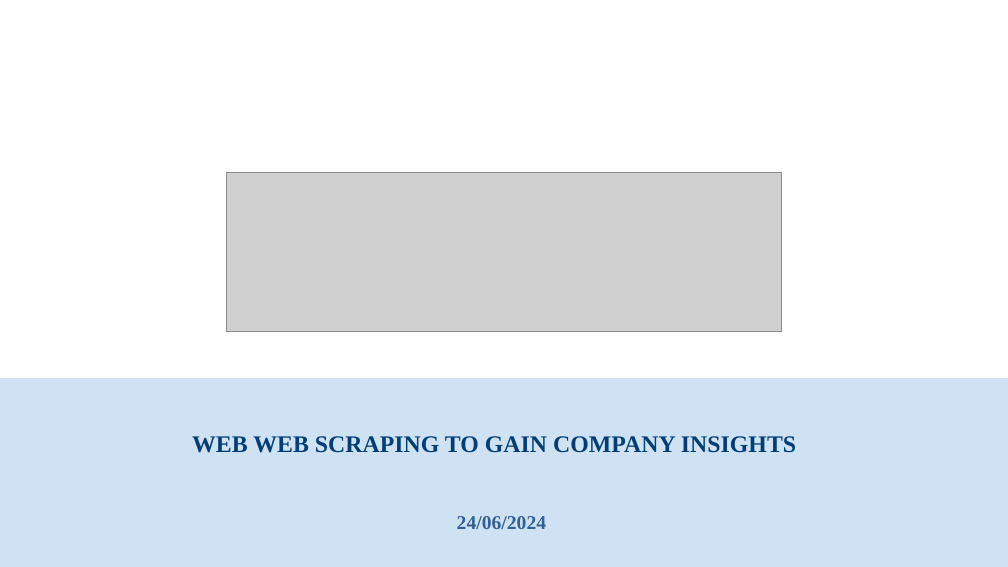
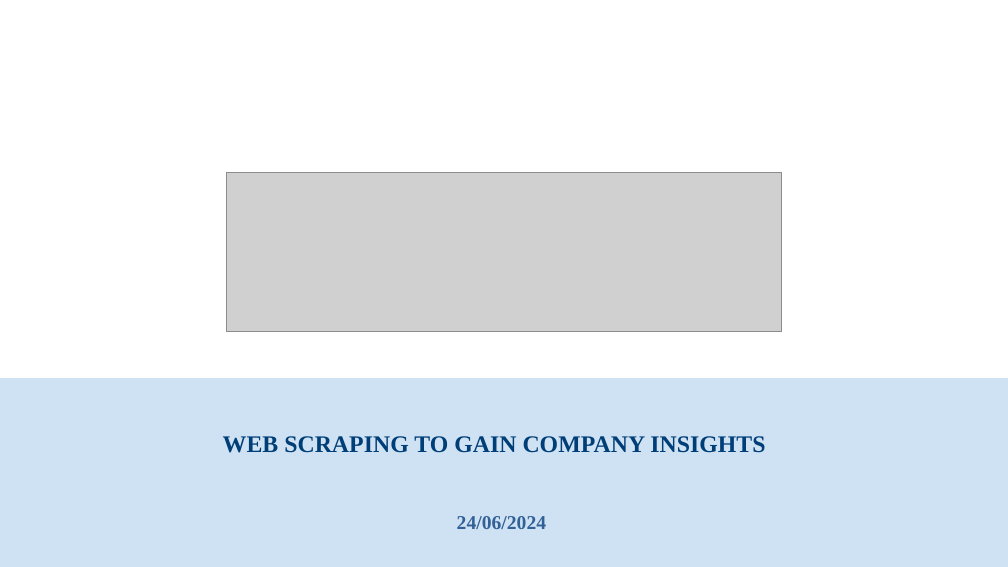
Before and after one commit to PJLI98/British-Airway-Data-Science, a slide deck: slide 1 of BA_DataScience_task1.pptx. Drawn at 1008x567 pixels with LibreOffice and Linux fonts; fonts in the diff are those of the drawing; grey boxes stand for pictures. Boxes give left, top, right and bottom in pixels: in the first picture for what was removed or moved away, otherwise in the second. Text is boxed around its words. In the diff, an @@ line names an element or a change of style, - is before the commit and + after.

```diff
--- a/BA_DataScience_task1.pptx
+++ b/BA_DataScience_task1.pptx
@@ subtitle at (223, 436, 765, 453): text changed @@
-WEB WEB SCRAPING TO GAIN COMPANY INSIGHTS
+WEB SCRAPING TO GAIN COMPANY INSIGHTS
```
